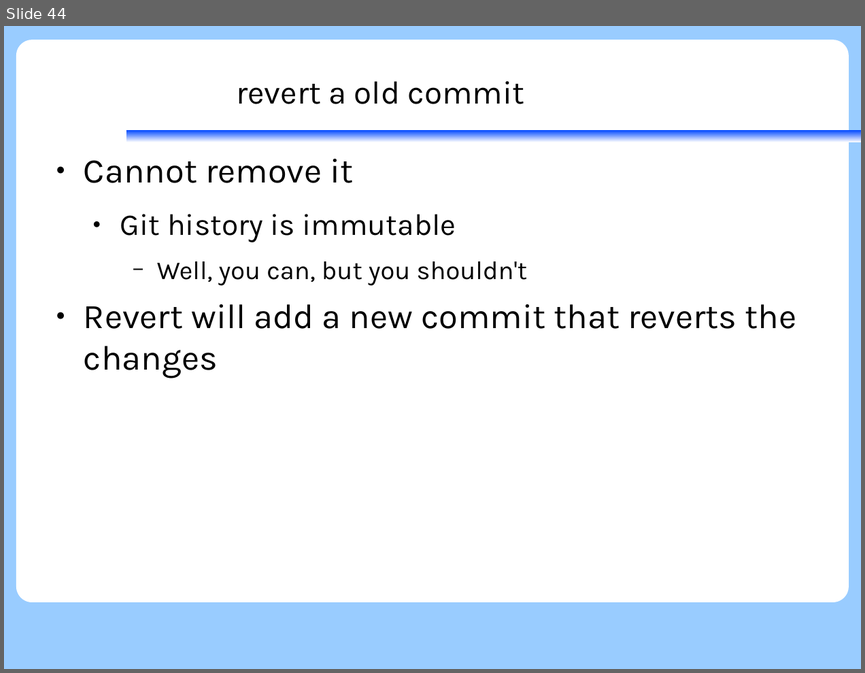
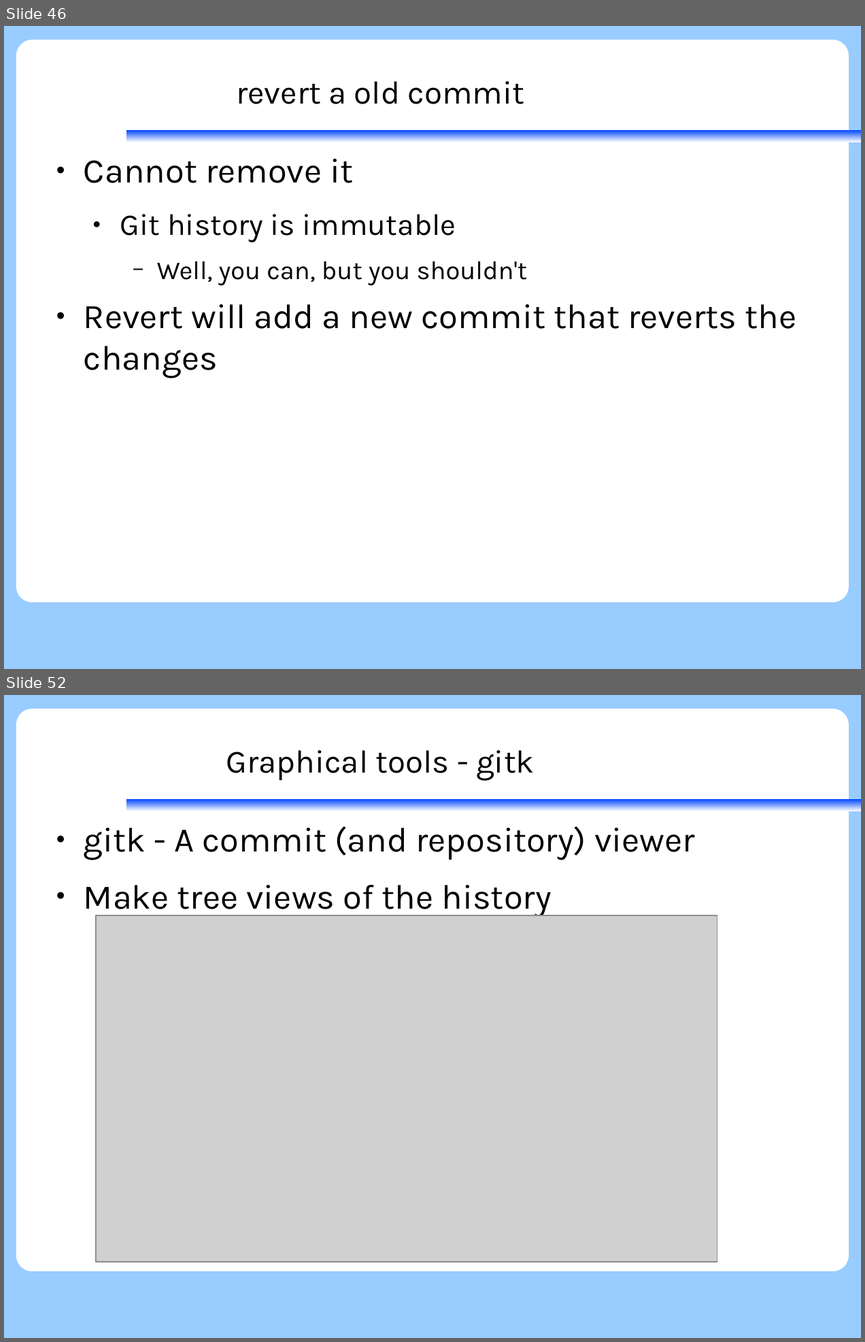
Before and after one commit to KennethNielsen/presentations, a slide deck: gitworkshop/gitworkshop.odp. Shown one above the other, each under a label of ours: slide 44 before the commit, slides 46 and 52 after it; the slides between them are not shown. The pictures are 865x673 and 865x1342 pixels, drawn with LibreOffice and Linux fonts; fonts in the diff are those of the drawing; grey boxes stand for pictures; background and template pictures are left out. Boxes give left, top, right and bottom in pixels: in the first picture for what was removed or moved away, otherwise in the second. Text is boxed around its words. In the diff, an @@ line names an element or a change of style, - is before the commit and + after.

Commit message:
Section on tools and updates

```diff
--- a/gitworkshop/gitworkshop.odp
+++ b/gitworkshop/gitworkshop.odp
@@ slide 52 added at [4,695,861,1338], background #99CCFF; not listed: 2 template elements that a slide beside it also shows @@
@@ title added at [226,750,534,780], 30 pt, text #000000 @@
+Graphical tools - gitk
@@ text added at [84,826,695,917], 32 pt, text #000000 @@
+● gitk - A commit (and repository) viewer
+● Make tree views of the history
@@ picture added at [96,915,717,1261] @@
@@ what was slide 44 is now slide 46 @@
```
Also in this commit, not shown: 7 slides changed, 10 other slides added, 1 other file.
